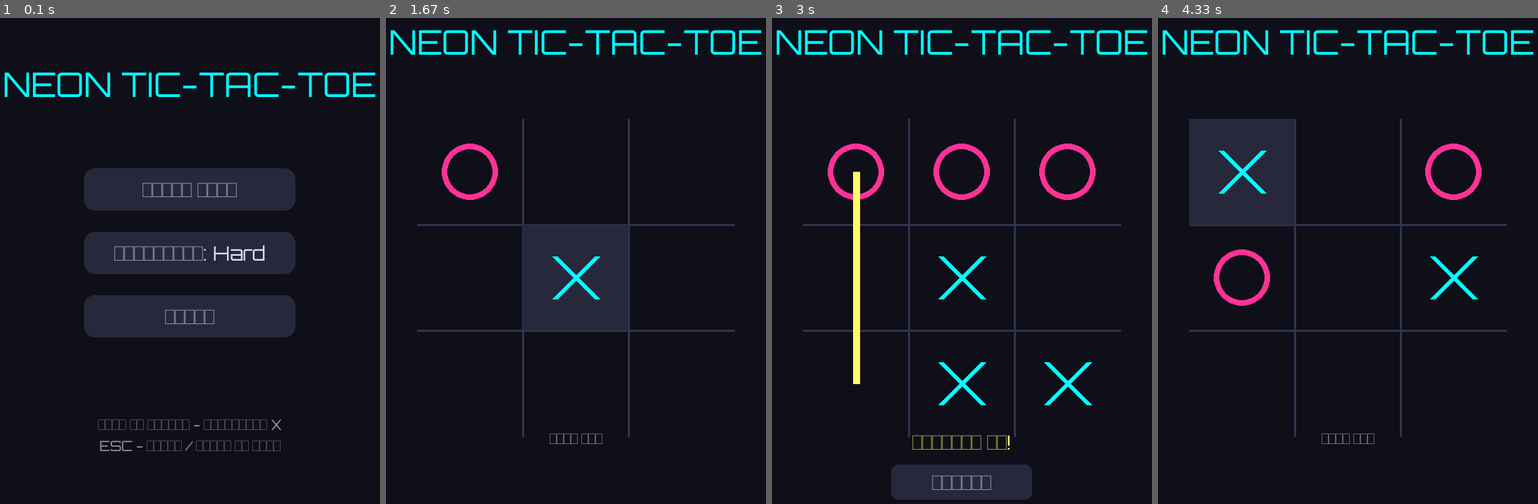
Above: before the commit, frames 1-4 (left to right).
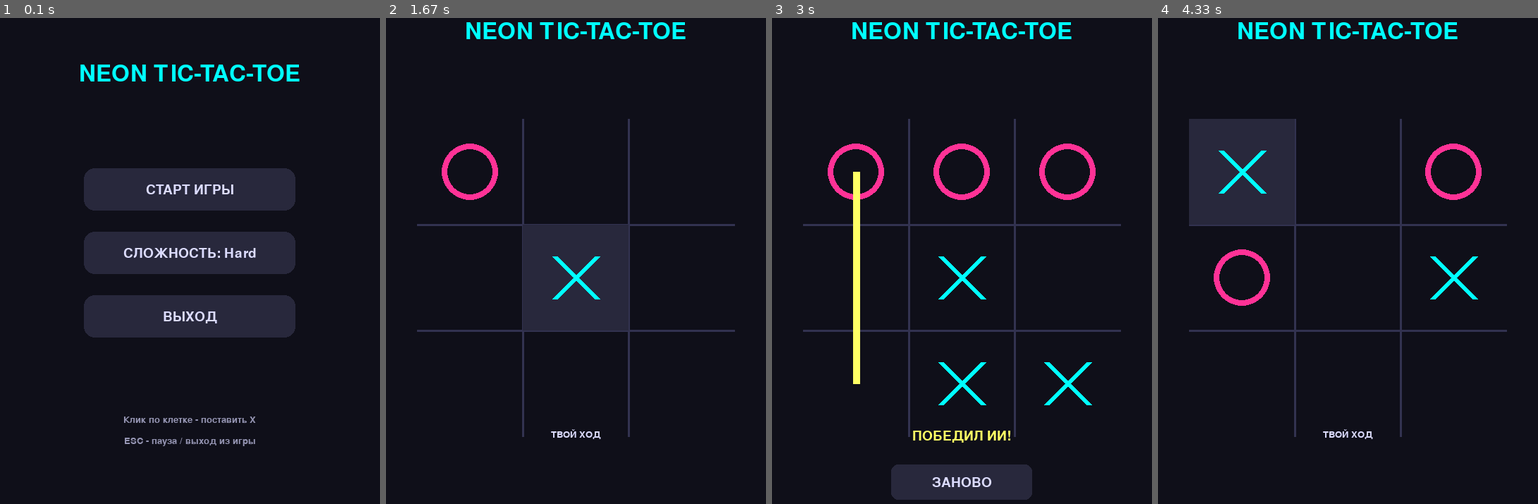
Above: after the commit, the same moments.

Repository: Folombas/PyGame2026
Game: pygame game, started from tic_tac_toe/main.py
Same seed, same stepped clock (60 frames per second), same inputs: the game is played once before the commit and once after it.
Inputs (mouse positions are in pixels of both pictures, inside the frame that each line leads up to):
- Up to frame 1 (0.1 s): no input
- Up to frame 2 (1.67 s): click "СТАРТ ИГРЫ" at 0.38 s; click (576, 290) at 0.72 s; click (636, 71) at 1.05 s; click (625, 299) at 1.38 s
- Up to frame 3 (3 s): click (969, 76) at 1.72 s; click (943, 392) at 2.05 s; click (1072, 338) at 2.38 s
- Up to frame 4 (4.33 s): click "ЗАНОВО" at 3.22 s; click (1481, 241) at 3.55 s; click (1435, 163) at 3.88 s; click (1222, 154) at 4.22 s

The runs differ from the first frame. In frame 1, 4.7% of the frame differs, in the area x 1-99%, y 9-90%; in frame 2, 2.5%; in frame 3, 3.2%; in frame 4, 2.5%.

Commit message:
Fix: Заменен шрифт Orbitron на Russo One (добавлена поддержка кириллицы)

Diff:
--- a/tic_tac_toe/main.py
+++ b/tic_tac_toe/main.py
@@ -29,10 +29,11 @@
 clock = pygame.time.Clock()
 
 # --- Загрузка шрифтов ---
+# --- Загрузка шрифтов ---
 try:
-    font_title = pygame.font.Font("assets/fonts/Orbitron.ttf", 48)
-    font_main = pygame.font.Font("assets/fonts/Orbitron.ttf", 28)
-    font_small = pygame.font.Font("assets/fonts/Orbitron.ttf", 20)
+    font_title = pygame.font.Font("assets/fonts/RussoOne.ttf", 48)
+    font_main = pygame.font.Font("assets/fonts/RussoOne.ttf", 28)
+    font_small = pygame.font.Font("assets/fonts/RussoOne.ttf", 20)
 except:
     font_title = pygame.font.SysFont("dejavusans", 48, bold=True)
     font_main = pygame.font.SysFont("dejavusans", 28, bold=True)
Binary file removed: tic_tac_toe/assets/fonts/Orbitron.ttf
Binary file added: tic_tac_toe/assets/fonts/RussoOne.ttf
